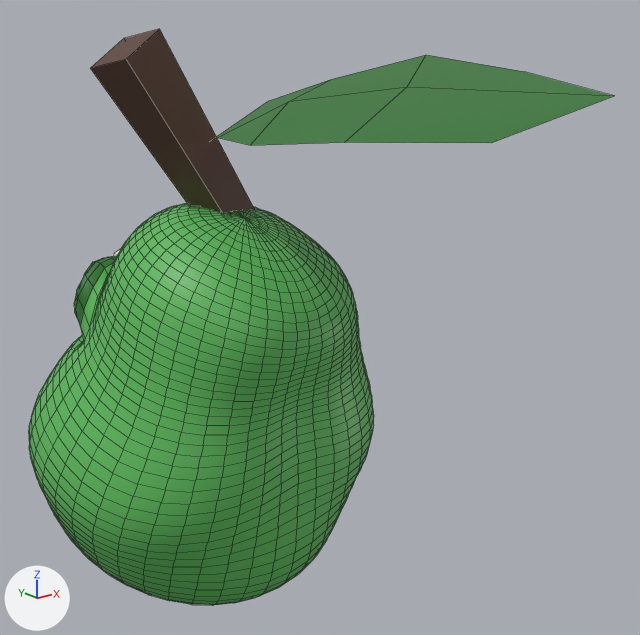
The FBX model Assets/_game/Art/Geo/Player_Geo.fbx: old version first, new version second.
Both versions are drawn from a 50 mm camera at (-2.35, -3.9, 3.01) aimed at (0.27, -0.63, 1.7). Lighting does not change. The marker at lower left points along +X, +Y and +Z. Mesh edges are drawn as thin lines. Where no turn or scale is listed for an object, it has been applied to the vertices.

The first picture shows 'Player_Geo'.
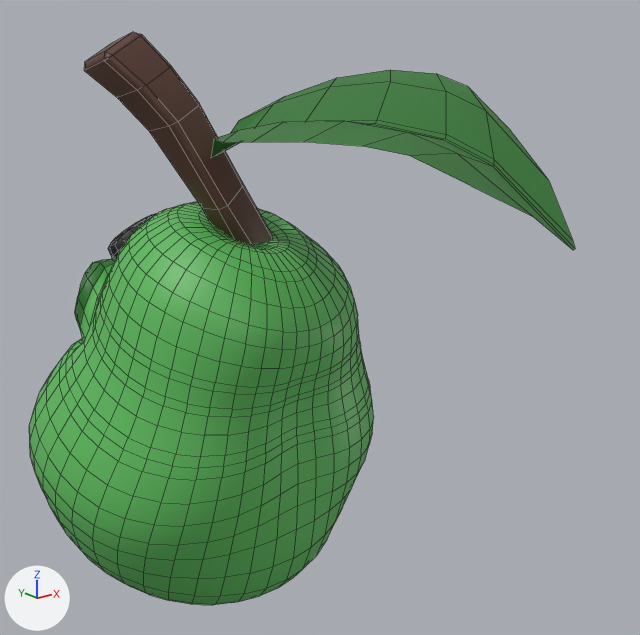
Commit message: player geo update

Where the newer file only moved an object's origin or applied its transform, the numbers keep the older frame.

The edits, one by one:
me_mesh is used by ob_player_geo; location (0.0, 0.0, 0.0).
me_mesh had 2724 vertices, 2732 faces and spanned x -0.92..0.94, y -2.04..1.07, z 0.03..3.05.
me_mesh now has 1925 vertices, 1922 faces and spans x -0.92..0.94, y -1.96..1.07, z 0.03..3.04.
me_mesh part 1: the loose piece of 12 vertices spanning x -0.44..0.71, y -2.04..-0.33, z 2.56..2.94 is rebuilt with 47 vertices and now spans x -0.42..0.66, y -1.96..-0.36, z 2.26..2.88.
me_mesh part 2: the loose piece of 8 vertices spanning x -0.61..0.55, y -0.36..-0.05, z 1.38..3.05 is rebuilt with 44 vertices and now spans x -0.59..0.26, y -0.54..0.06, z 1.76..3.04.
me_mesh part 3: a new loose piece of 126 vertices spanning x -0.49..-0.09, y -0.02..0.24, z 1.95..2.17, in mat_lambert5 (black #000000).
me_mesh part 4: 314 vertices moved from x -0.53..0.48, y -0.68..0.97, z 1.17..2.24 to x -0.53..0.48, y -0.63..0.94, z 1.21..2.22; 1285 vertices removed from x -0.92..0.94, y -0.86..1.07, z 0.03..2.23; 163 vertices added at x -0.86..0.87, y -0.84..1.07, z 0.46..2.19.

Location of each change, (x1, y1, x2, y2) in pixels of the pictures (640 x 635 px):
'Player_Geo', reshaped (6% narrower): before (29, 29, 613, 605); after (29, 32, 575, 605)
part 1 of me_mesh, rebuilt (9% narrower, 99% taller): before (212, 55, 613, 145); after (211, 70, 575, 250)
part 2 of me_mesh, rebuilt: before (90, 29, 255, 214); after (84, 32, 273, 245)
part 3 of me_mesh, added: after (108, 214, 156, 260)
part 4 of me_mesh, cut back: before (29, 204, 374, 605); after (37, 202, 359, 596)
